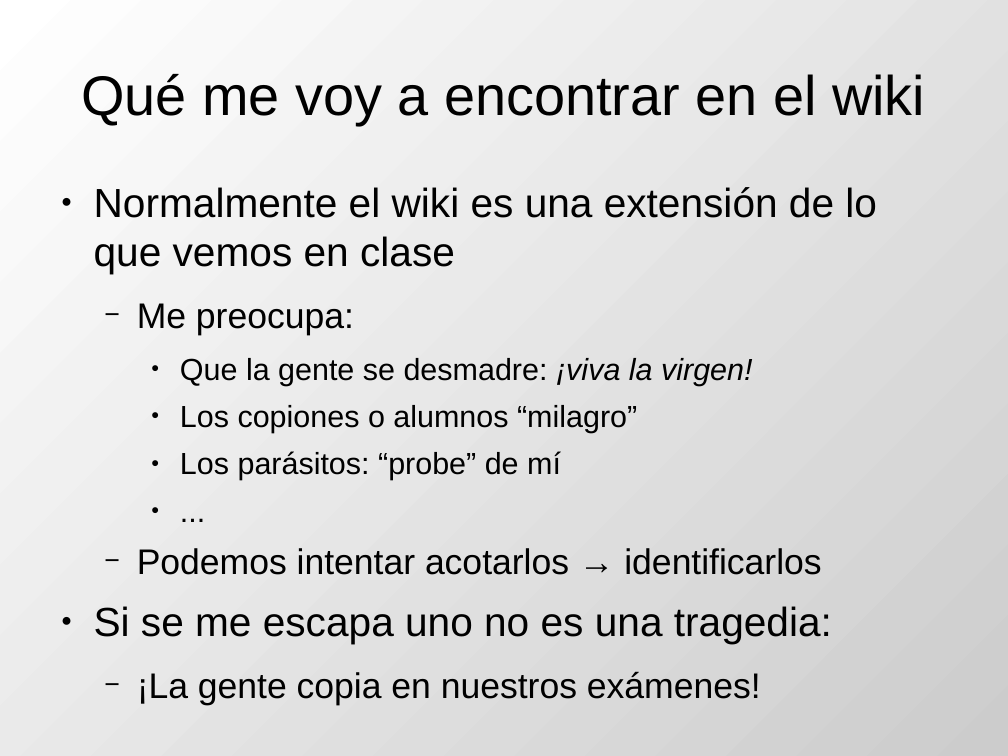
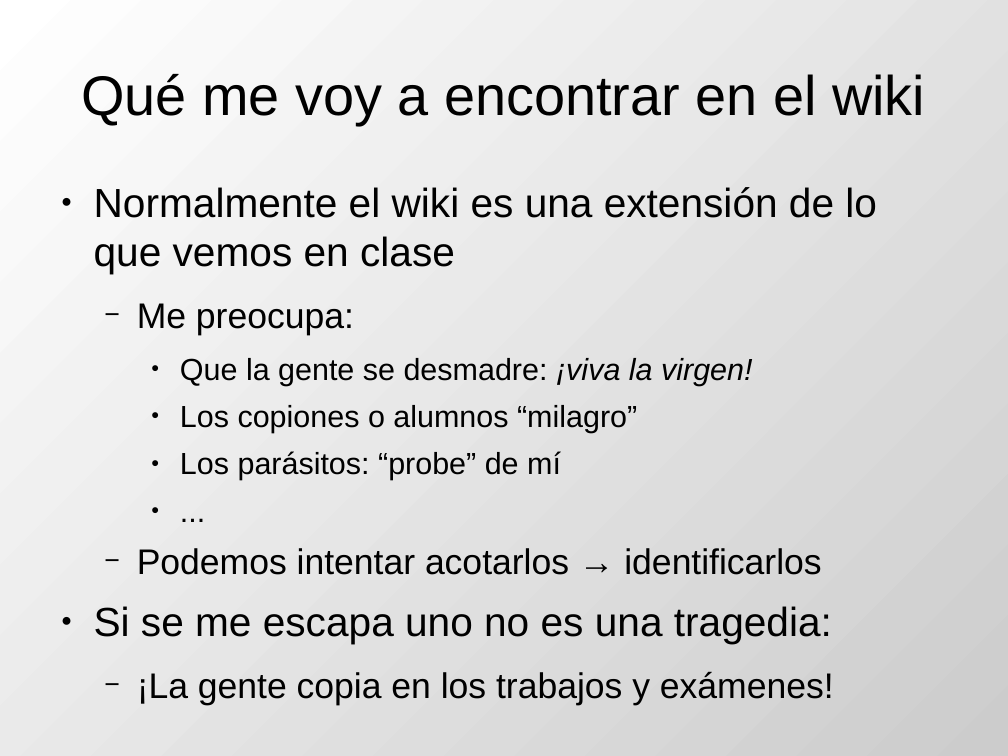
Before and after one commit to DrPantera/wikis4education, a slide deck: slide 4 of uca-2014/tema-5-IntroEvaluacionWikis.odp. Drawn at 1008x756 pixels with LibreOffice and Linux fonts; fonts in the diff are those of the drawing. Boxes give left, top, right and bottom in pixels: in the first picture for what was removed or moved away, otherwise in the second. Text is boxed around its words. In the diff, an @@ line names an element or a change of style, - is before the commit and + after.

Commit message:
Comparacion wiki-examen

```diff
--- a/uca-2014/tema-5-IntroEvaluacionWikis.odp
+++ b/uca-2014/tema-5-IntroEvaluacionWikis.odp
@@ text at bbox=[137, 671, 834, 705]: text changed @@
-  − ¡La gente copia en nuestros exámenes!
+  − ¡La gente copia en los trabajos y exámenes!
```
Also in this commit, not shown: 2 other slides changed, 2 slides added, 1 other file.
